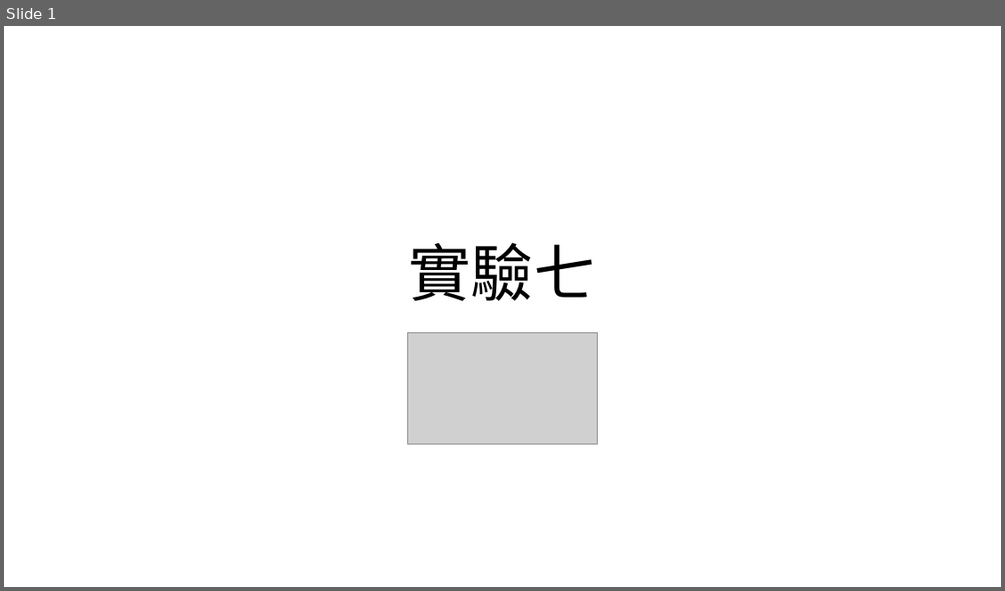
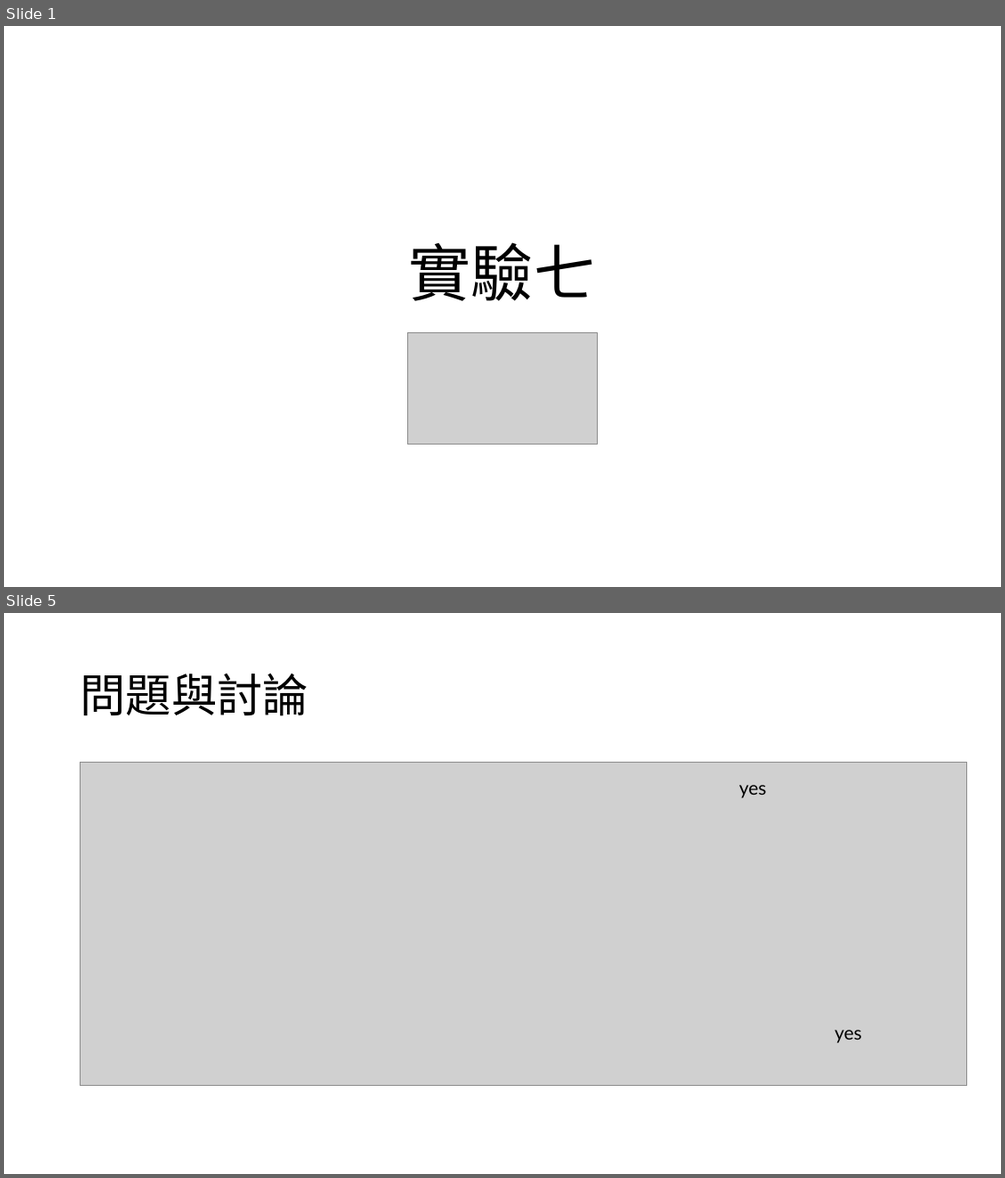
Before and after one commit to yeyi58095/control_lab, a slide deck: 實驗七/presentation/實驗七_第二組_葉彥辰_郭亮佑_蘇昱嘉.pptx. Shown one above the other, each under a label of ours: slide 1 before the commit, slides 1 and 5 after it; the slides between them are not shown. The pictures are 1005x591 and 1005x1178 pixels, drawn with LibreOffice and Linux fonts; fonts in the diff are those of the drawing; grey boxes stand for pictures. Boxes give left, top, right and bottom in pixels: in the first picture for what was removed or moved away, otherwise in the second. Text is boxed around its words. In the diff, an @@ line names an element or a change of style, - is before the commit and + after.

```diff
--- a/實驗七/presentation/實驗七_第二組_葉彥辰_郭亮佑_蘇昱嘉.pptx
+++ b/實驗七/presentation/實驗七_第二組_葉彥辰_郭亮佑_蘇昱嘉.pptx
@@ slide 5 added at [4, 613, 1001, 1174], background #FFFFFF @@
@@ title added at [80, 674, 308, 716], 44 pt, text #000000 @@
+問題與討論
@@ picture added at [80, 762, 967, 1085] @@
@@ text added at [739, 785, 767, 798], 18 pt, text #000000 @@
+yes
@@ text added at [834, 1030, 862, 1043], 18 pt, text #000000 @@
+yes
```
Also in this commit, not shown: 2 slides changed, 4 other slides added, 1 slide removed, 1 other file.
